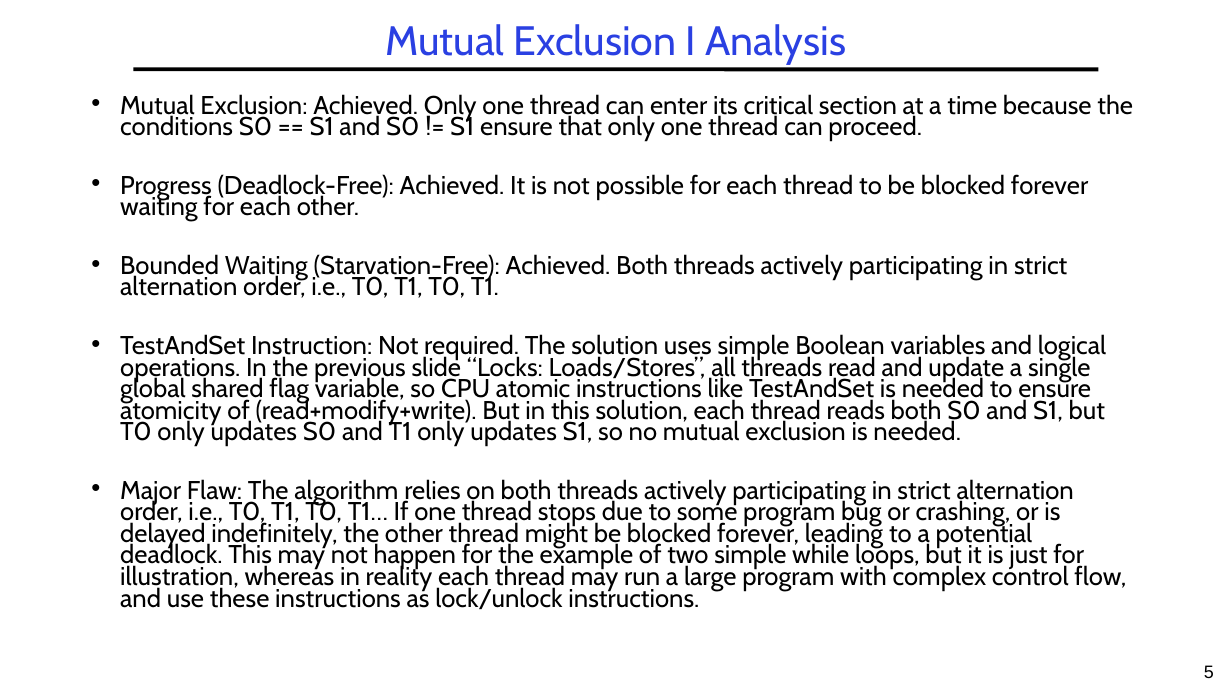
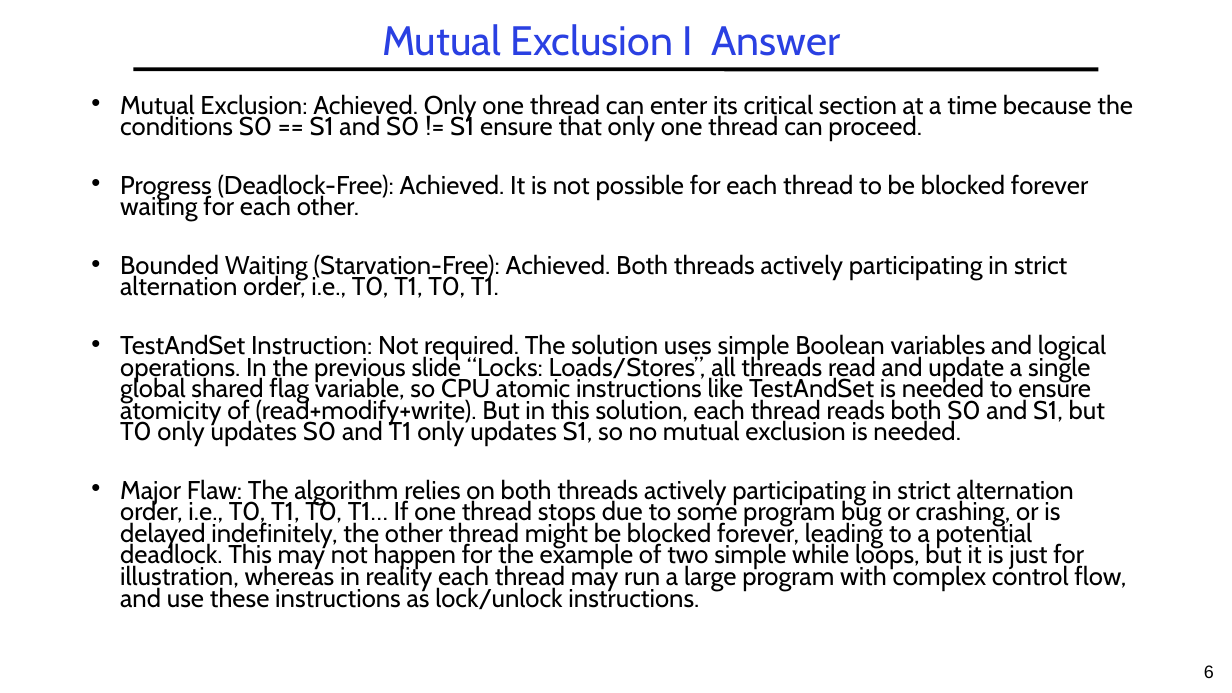
Before and after one commit to guhofstra/CSC256Fa25, a slide deck: slide 6 of PPTs/L3-Exercises ANS.pptx (slide 5 before the commit). Drawn at 1232x693 pixels with LibreOffice and Linux fonts; fonts in the diff are those of the drawing. Boxes give left, top, right and bottom in pixels: in the first picture for what was removed or moved away, otherwise in the second. Text is boxed around its words. In the diff, an @@ line names an element or a change of style, - is before the commit and + after.

```diff
--- a/PPTs/L3-Exercises ANS.pptx
+++ b/PPTs/L3-Exercises ANS.pptx
@@ title at box(382, 24, 840, 56): text changed @@
-Mutual Exclusion I Analysis
+Mutual Exclusion I Answer
@@ page number at box(1204, 665, 1214, 678): text changed @@
-5
+6
```
Also in this commit, not shown: 3 other slides changed, 1 slide added, 7 other files.
